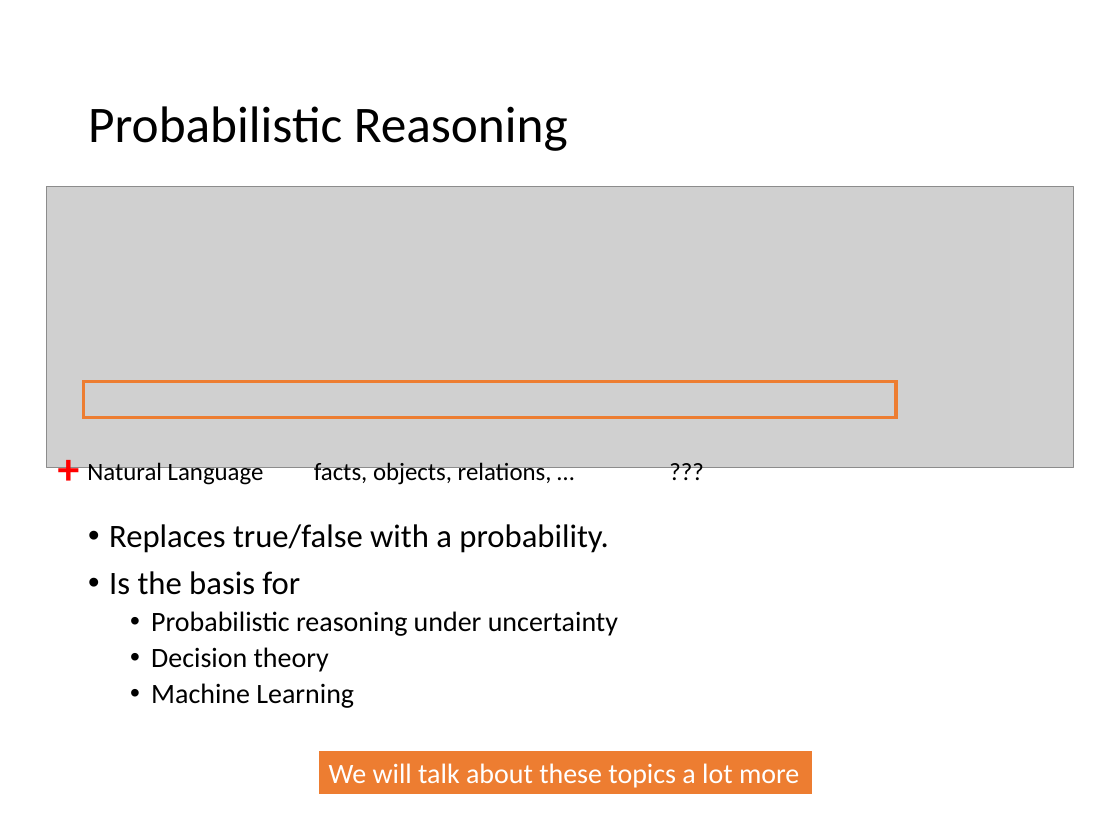
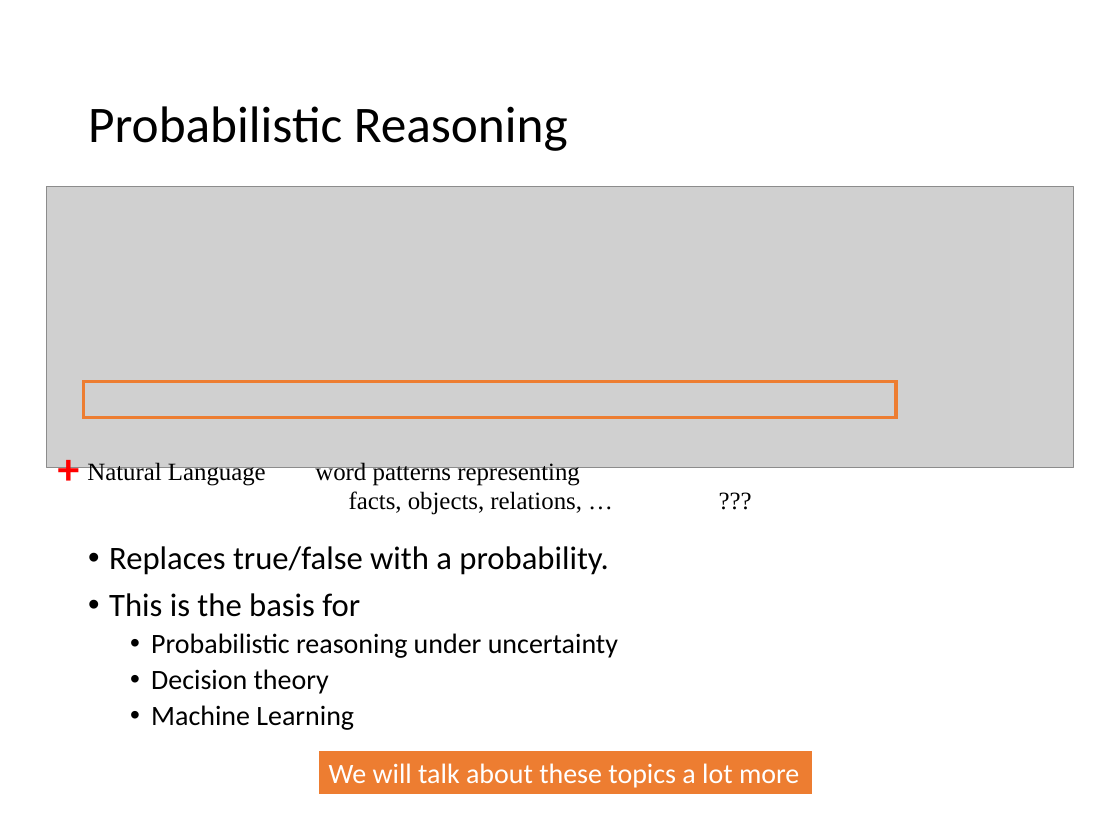
Before and after one commit to mhahsler/CS7320-AI, a slide deck: slide 16 of slides/07_knowledge-based.pptx. Drawn at 1120x840 pixels with LibreOffice and Linux fonts; fonts in the diff are those of the drawing; grey boxes stand for pictures. Boxes give left, top, right and bottom in pixels: in the first picture for what was removed or moved away, otherwise in the second. Text is boxed around its words. In the diff, an @@ line names an element or a change of style, - is before the commit and + after.

```diff
--- a/slides/07_knowledge-based.pptx
+++ b/slides/07_knowledge-based.pptx
@@ text at [87,462,582,515]: text changed; font Calibri to Times New Roman @@
-Natural Language facts, objects, relations, … ???
+Natural Language word patterns representing
+facts, objects, relations, … ???
@@ text "Replaces true/false with a probability.": place and size @@
-text "Replaces true/false with a probability." at [109,524,618,708]
+text "Replaces true/false with a probability." at [109,546,618,730]
@@ text at [109,593,360,617]: text changed @@
-• Is the basis for
+• This is the basis for
```
Also in this commit, not shown: 6 other slides changed, 1 other file.
